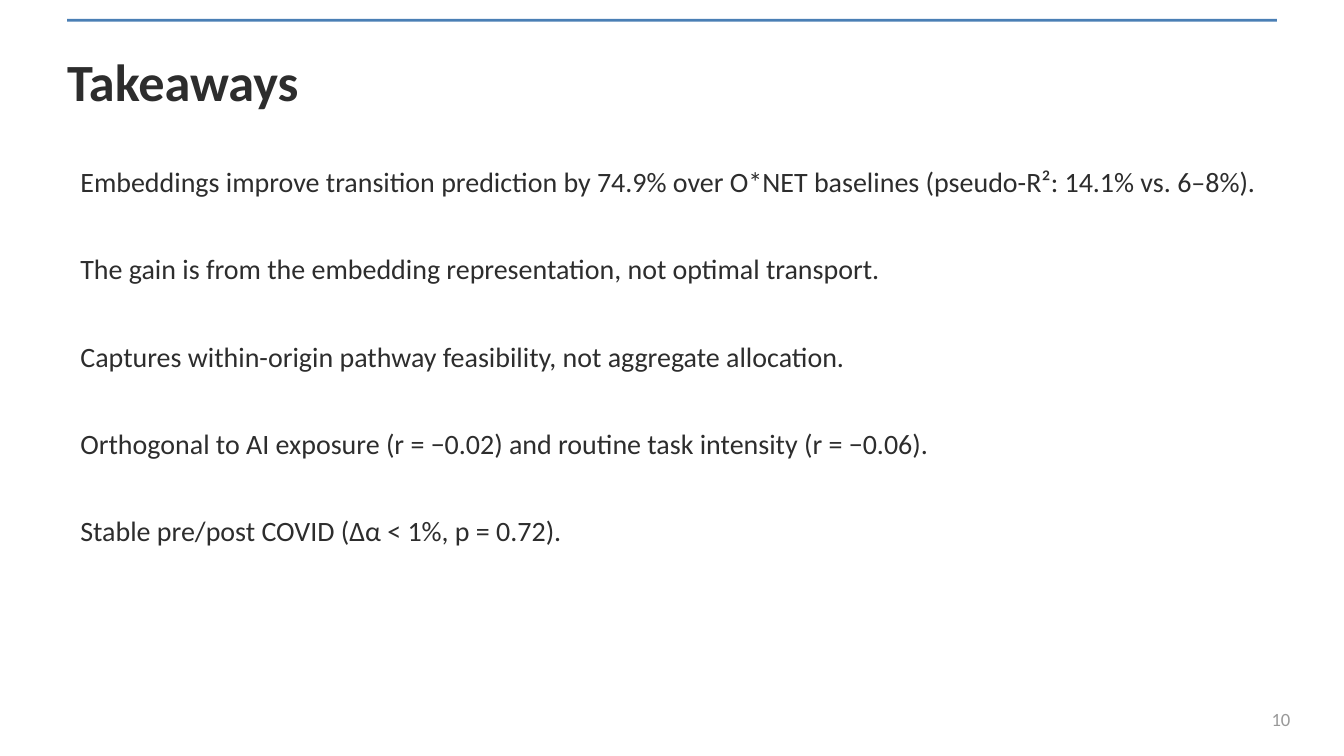
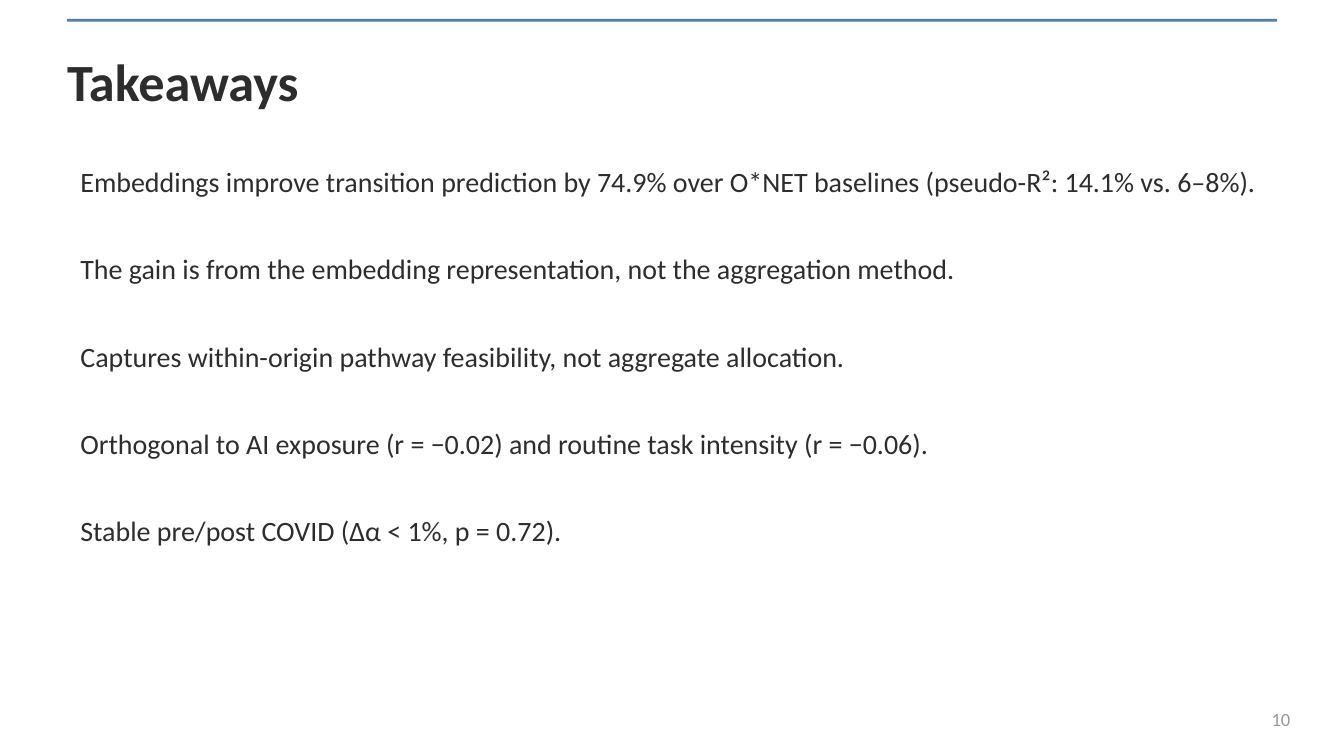
Before and after one commit to spencer2718/task-space-model, a slide deck: slide 10 of writing/presentation/task_embeddings_deck.pptx. Drawn at 1344x756 pixels with LibreOffice and Linux fonts; fonts in the diff are those of the drawing. Boxes give left, top, right and bottom in pixels: in the first picture for what was removed or moved away, otherwise in the second. Text is boxed around its words. In the diff, an @@ line names an element or a change of style, - is before the commit and + after.

```diff
--- a/writing/presentation/task_embeddings_deck.pptx
+++ b/writing/presentation/task_embeddings_deck.pptx
@@ text at (80,259,954,284): text changed @@
-The gain is from the embedding representation, not optimal transport.
+The gain is from the embedding representation, not the aggregation method.
```
Also in this commit, not shown: 2 other slides changed, 1 other file.
